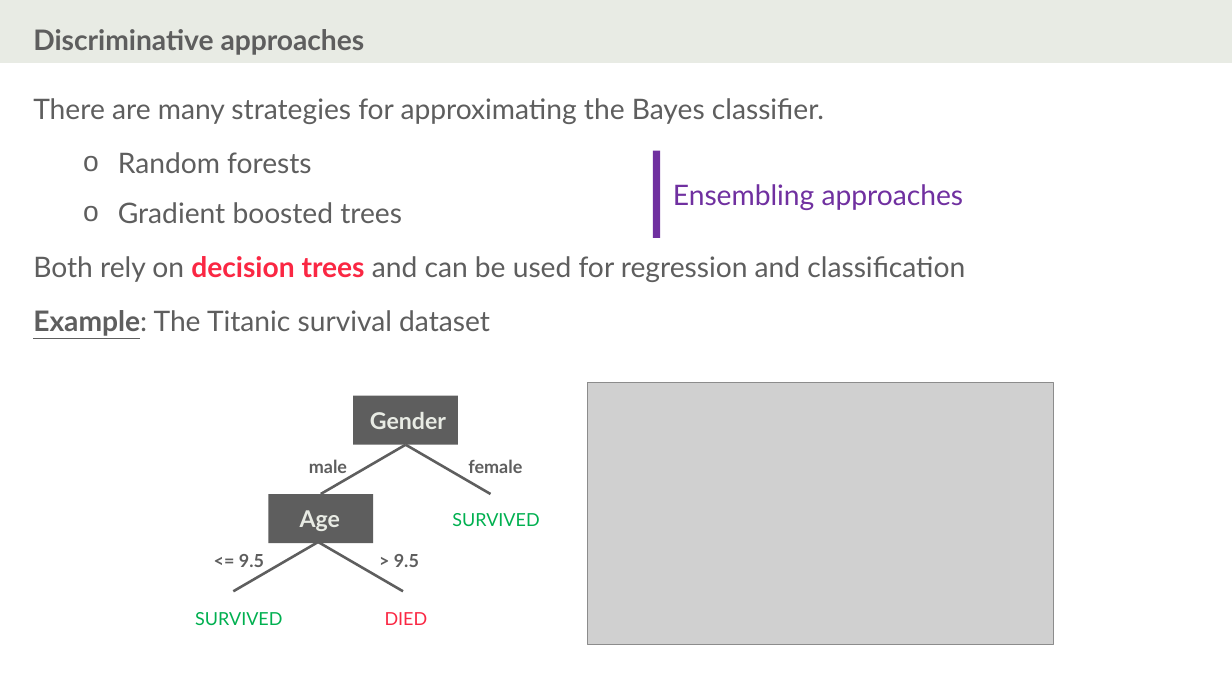
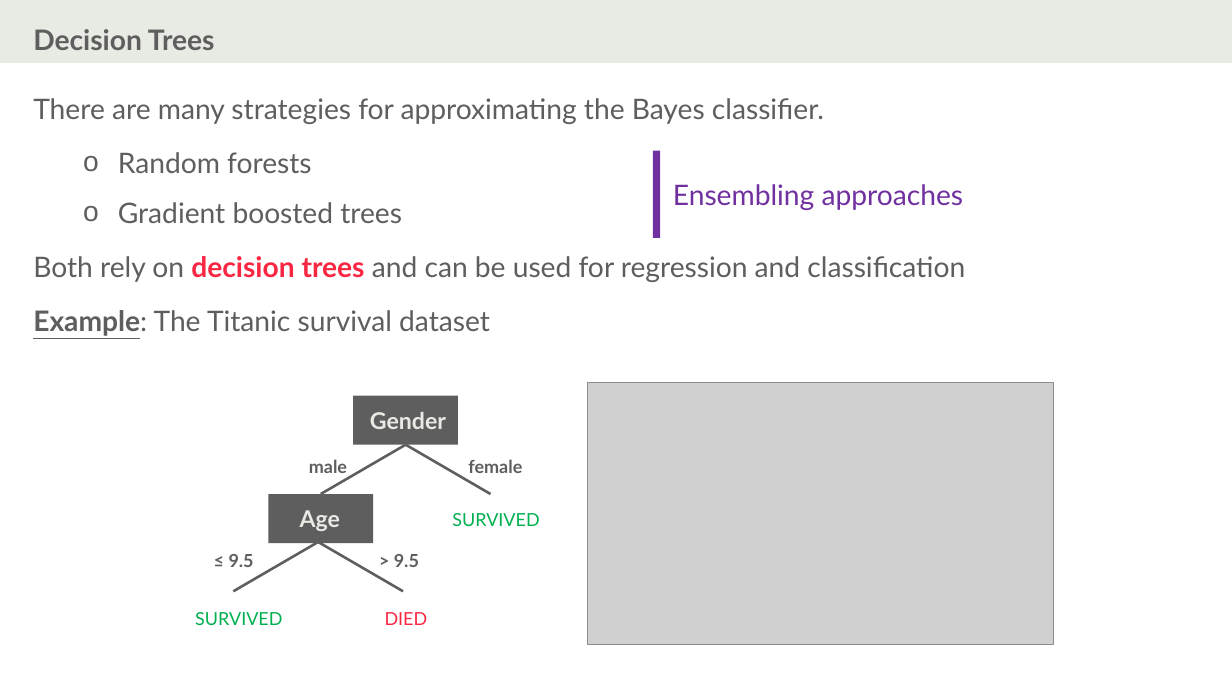
Before and after one commit to ISLA-Grenoble/2024-main, a slide deck: slide 4 of slides/CM07/2023/CM7-draft.pptx. Drawn at 1232x693 pixels with LibreOffice and Linux fonts; fonts in the diff are those of the drawing; grey boxes stand for pictures. Boxes give left, top, right and bottom in pixels: in the first picture for what was removed or moved away, otherwise in the second. Text is boxed around its words. In the diff, an @@ line names an element or a change of style, - is before the commit and + after.

```diff
--- a/slides/CM07/2023/CM7-draft.pptx
+++ b/slides/CM07/2023/CM7-draft.pptx
@@ text at bbox=[33, 29, 215, 50]: text changed @@
-Discriminative approaches
+Decision Trees
@@ text at bbox=[229, 554, 254, 567]: text changed @@
-<= 9.5
+≤ 9.5
```
Also in this commit, not shown: 10 other slides changed, 22 slides added, 1 slide removed, 29 other files.
